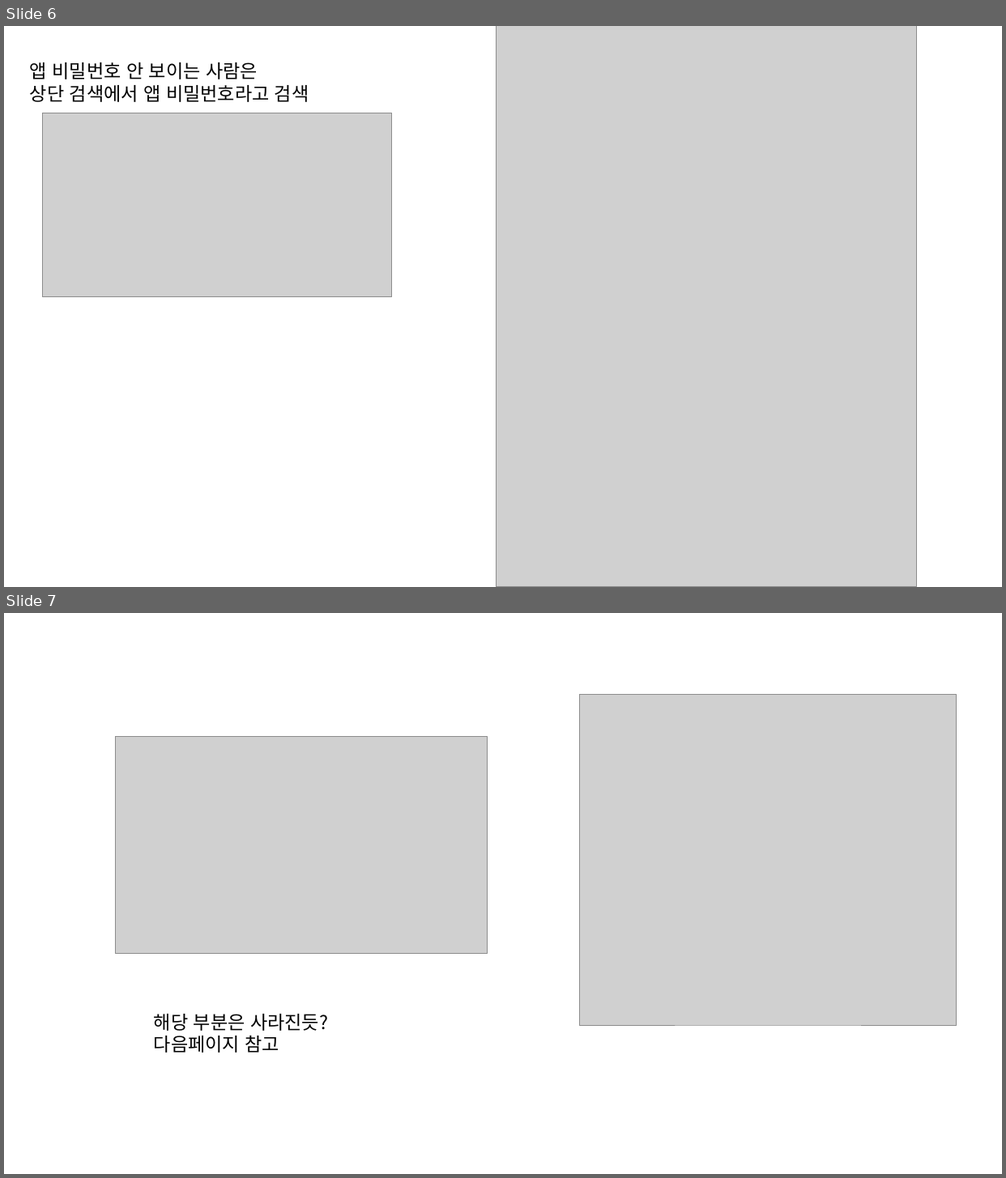
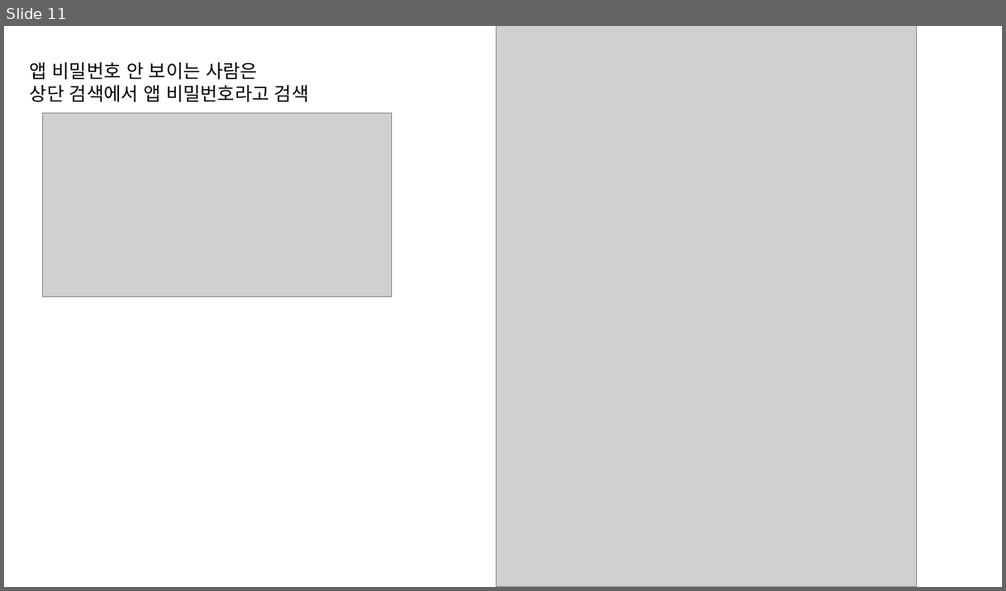
Before and after one commit to seongjinmoon/homepage2026, a slide deck: homepage2026/Document/2학기/1주차/1~3주차 수업자료.pptx. Shown one above the other, each under a label of ours: slides 6 and 7 before the commit, slide 11 after it. The pictures are 1006x1178 and 1006x591 pixels, drawn with LibreOffice and Linux fonts; fonts in the diff are those of the drawing; grey boxes stand for pictures. Boxes give left, top, right and bottom in pixels: in the first picture for what was removed or moved away, otherwise in the second. Text is boxed around its words. In the diff, an @@ line names an element or a change of style, - is before the commit and + after.

```diff
--- a/homepage2026/Document/2학기/1주차/1~3주차 수업자료.pptx
+++ b/homepage2026/Document/2학기/1주차/1~3주차 수업자료.pptx
@@ slide 7 removed at (x1=4, y1=613, x2=1002, y2=1174), background #FFFFFF @@
@@ picture removed at (x1=580, y1=694, x2=957, y2=1025) @@
@@ picture removed at (x1=116, y1=736, x2=487, y2=954) @@
@@ text removed at (x1=154, y1=1014, x2=328, y2=1053) @@
-해당 부분은 사라진듯?
-다음페이지 참고
@@ what was slide 6 is now slide 11 @@
```
Also in this commit, not shown: 2 slides changed, 4 slides added, 10 other files.
